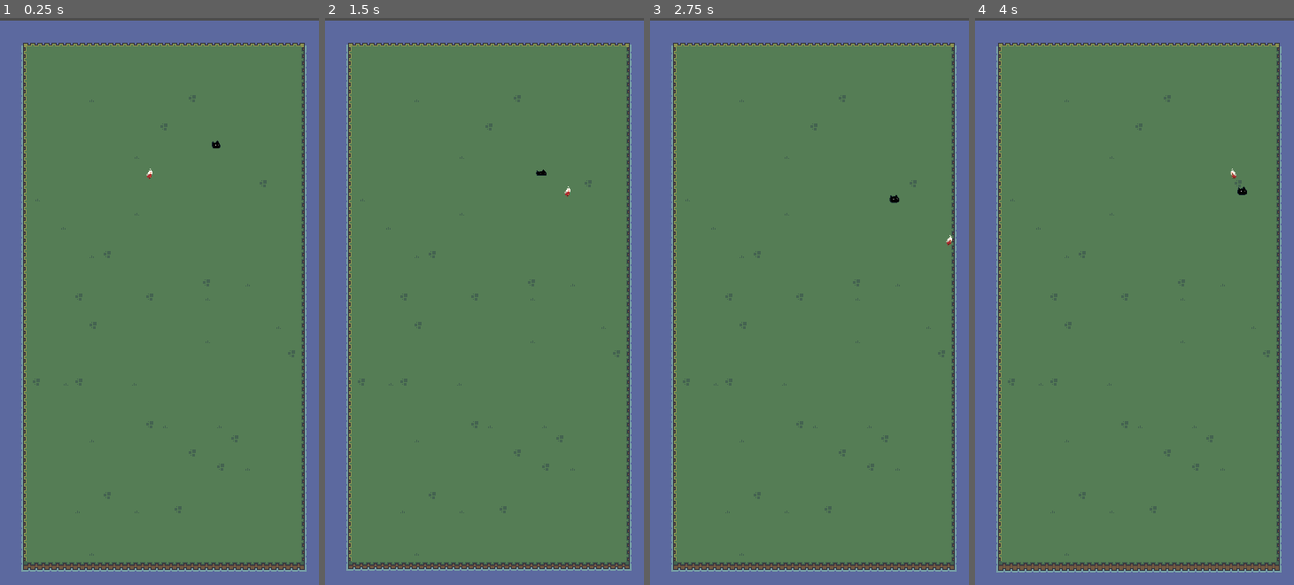
Above: before the commit, frames 1-4 (left to right).
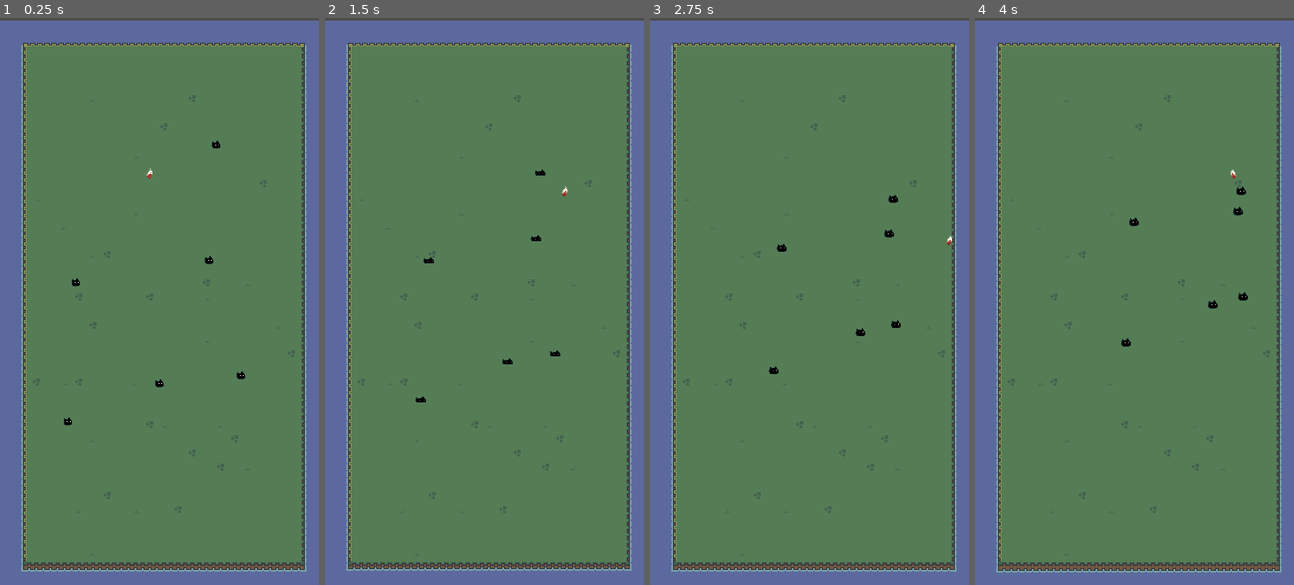
Above: after the commit, the same moments.

Repository: MatheusIshiyama/idle-rpg
Game: Godot game, scene res://main.tscn
The game is run twice, just before and just after one commit, with the same random seed, the same clock (stepped at 60 frames per second) and the same inputs.
Inputs:
- Up to frame 1 (0.25 s): no input
- Up to frame 2 (1.5 s): hold D (move_right) 0.53-1.28 s; hold S (move_down) from 1.28 s (still down)
- Up to frame 3 (2.75 s): release S (move_down) at 2.03 s; hold D (move_right) from 2.03 s (still down)
- Up to frame 4 (4 s): release D (move_right) at 2.78 s; hold W (move_up) 2.78-3.53 s; hold A (move_left) from 3.53 s (still down)

The runs differ from the first frame. In frame 1, 0.1% of the frame differs, in the area x 20-77%, y 42-72%; in frame 2, 0.2%; in frame 3, 0.2%; in frame 4, 0.2%, in the area x 45-86%, y 26-58%.

Commit message:
feat: add player attack

Diff:
--- a/Common/Animations/Sprites/character.tres
+++ b/Common/Animations/Sprites/character.tres
@@ -94,7 +94,7 @@
 "texture": SubResource("AtlasTexture_ajj53")
 }],
 "loop": true,
-"name": &"bow_attack",
+"name": &"attack",
 "speed": 10.0
 }, {
 "frames": [{
--- /dev/null
+++ b/Common/Bullets/Arrow/arrow.tscn
@@ -0,0 +1,43 @@
+[gd_scene load_steps=5 format=3 uid="uid://dn1y6xpnjtwiv"]
+
+[ext_resource type="Script" path="res://Common/Bullets/bullet.gd" id="1_vjb26"]
+[ext_resource type="Texture2D" uid="uid://cnxdyr0k86wn3" path="res://Assets/Sprites/Bullets/arrow.png" id="2_a7tm1"]
+
+[sub_resource type="SpriteFrames" id="SpriteFrames_gd2ys"]
+animations = [{
+"frames": [{
+"duration": 1.0,
+"texture": ExtResource("2_a7tm1")
+}],
+"loop": true,
+"name": &"default",
+"speed": 5.0
+}]
+
+[sub_resource type="CapsuleShape2D" id="CapsuleShape2D_oglit"]
+radius = 3.0
+height = 18.0
+
+[node name="Arrow" type="CharacterBody2D" node_paths=PackedStringArray("hitbox")]
+scale = Vector2(0.5, 0.5)
+collision_layer = 8
+collision_mask = 64
+script = ExtResource("1_vjb26")
+hitbox = NodePath("Area2D")
+
+[node name="Sprite" type="AnimatedSprite2D" parent="."]
+sprite_frames = SubResource("SpriteFrames_gd2ys")
+
+[node name="CollisionShape2D" type="CollisionShape2D" parent="."]
+position = Vector2(0.5, -0.5)
+rotation = 1.5708
+shape = SubResource("CapsuleShape2D_oglit")
+
+[node name="Area2D" type="Area2D" parent="."]
+collision_layer = 8
+collision_mask = 64
+
+[node name="CollisionShape2" type="CollisionShape2D" parent="Area2D"]
+position = Vector2(0.5, -0.5)
+rotation = 1.5708
+shape = SubResource("CapsuleShape2D_oglit")
--- /dev/null
+++ b/Common/Bullets/bullet.gd
@@ -0,0 +1,36 @@
+class_name Bullet extends CharacterBody2D
+
+@export var hitbox: Area2D
+
+@export var initial_speed: float = 240.0
+@export var target_speed: float = 240.0
+@export var acceleration: float = 0.0
+@export var lifespan: float = 1.0
+@export var damage: float = 5.0
+
+var is_critical: bool = false
+var skill_effect: Callable
+
+var _speed: float = initial_speed
+var _direction: Vector2 = Vector2.RIGHT
+
+func _ready() -> void:
+	_direction = Vector2.RIGHT.rotated(global_rotation)
+
+	hitbox.area_entered.connect(_on_hitbox_area_entered)
+
+	await get_tree().create_timer(lifespan).timeout
+	await _before_lifespan_expired()
+	queue_free()
+
+func _physics_process(delta: float) -> void:
+	_speed = lerp(_speed, target_speed, acceleration * delta)
+	velocity = _direction * _speed * delta
+
+	move_and_collide(velocity)
+
+func _before_lifespan_expired() -> void:
+	pass
+
+func _on_hitbox_area_entered(_area: Area2D) -> void:
+	queue_free()
--- /dev/null
+++ b/Entities/Attacks/Character/basic_attack.gd
@@ -0,0 +1,39 @@
+class_name CharacterBasicAttack extends Attack
+
+var character: Character
+var target_system: CharacterTargetSystem
+
+func _setup() -> void:
+	attack_name = "Basic attack"
+	description = "Deals 45% of atk as damage"
+
+func _ready() -> void:
+	_setup()
+	target_system = character.systems.target_system
+
+func use() -> void:
+	damage = 5
+
+	var attack = ResourceManager.get_bullet_by_name("arrow")
+
+	if !attack:
+		return
+
+	var marker_position: Vector2 = character.bullet_marker.global_position
+	var enemy_position: Vector2 = target_system.target.global_position
+
+	var bullet_radius: float = marker_position.angle_to_point(enemy_position)
+
+	attack.rotate(bullet_radius)
+	attack.position = marker_position
+	attack.damage = damage
+
+	var critical_chance: float = randf_range(0, 100)
+	attack.is_critical = critical_chance <= character.critical_chance
+
+	if attack.is_critical:
+		attack.damage *= 1 + character.critical_damage / 100
+
+	target_system.target_hp -= attack.damage
+
+	character.get_parent().call_deferred("add_child", attack)
--- /dev/null
+++ b/Entities/Attacks/_attack.gd
@@ -0,0 +1,8 @@
+class_name Attack extends CustomNode
+
+var attack_name: String
+
+var description: String
+
+var damage: float
+var is_critical: bool = false
--- /dev/null
+++ b/Entities/Character/Behaviors/attack.gd
@@ -0,0 +1,45 @@
+class_name CharacterAttack extends CustomNode
+
+var character: Character
+var sprite: AnimatedSprite2D
+var target_system: CharacterTargetSystem
+
+var attack_animation_frames: int = 6
+
+var _attack_animation_speed: float = 0
+
+func _ready() -> void:
+	sprite = character.sprite
+	target_system = character.systems.target_system
+
+	attack_animation_frames = sprite.sprite_frames.get_frame_count("attack")
+
+	if !sprite.animation_looped.is_connected(_on_sprite_animation_looped):
+		sprite.animation_looped.connect(_on_sprite_animation_looped)
+
+func _process(_delta: float) -> void:
+	if _attack_animation_speed != character.atk_speed:
+		_update_attack_animation_speed()
+
+func _update_attack_animation_speed() -> void:
+	var attack_animation_speed: float = character.atk_speed * attack_animation_frames
+
+	sprite.sprite_frames.set_animation_speed("attack", attack_animation_speed)
+
+	_attack_animation_speed = character.atk_speed
+
+func monster_in_attack_range() -> bool:
+	var target: Monster = target_system.target
+	var distance: float = character.global_position.distance_to(target.global_position)
+
+	return distance <= character.atk_range
+
+func _on_sprite_animation_looped() -> void:
+	var target: Monster = target_system.target
+	var target_is_valid: bool = target && target_system.target_hp > 0
+
+	if target_is_valid && sprite.animation == 'attack':
+		_handle_attack()
+
+func _handle_attack() -> void:
+	character.basic_attack.use()
--- a/Entities/Character/Behaviors/move.gd
+++ b/Entities/Character/Behaviors/move.gd
@@ -3,15 +3,18 @@
 var character: Character
 var target_system: CharacterTargetSystem
 var sprite: AnimatedSprite2D
+var bullet_node: Node2D
 
 func _ready() -> void:
 	target_system = character.systems.target_system
 	sprite = character.sprite
+	bullet_node = character.bullet_node
 
 func handle_movement(delta: float) -> void:
+	var direction: Vector2 = Vector2.ZERO
+
 	sprite.play("run")
-
-	var direction: Vector2 = Vector2.ZERO
+	target_system.reset_target()
 
 	if Input.is_action_pressed("move_up"):
 		direction.y -= 1
@@ -22,10 +25,12 @@
 	if Input.is_action_pressed("move_left"):
 		direction.x -= 1
 		sprite.flip_h = true
+		bullet_node.rotation_degrees = 180
 
 	if Input.is_action_pressed("move_right"):
 		direction.x += 1
 		sprite.flip_h = false
+		bullet_node.rotation_degrees = 0
 
 	direction *= delta * character.move_speed
 	direction.normalized()
@@ -52,15 +57,17 @@
 	if (distance_x < -attack_range):
 		direction.x -= 1
 		sprite.flip_h = true
+		bullet_node.rotation_degrees = 180
 
 	if (distance_x > attack_range):
 		direction.x += 1
 		sprite.flip_h = false
+		bullet_node.rotation_degrees = 0
 
 	direction *= delta * character.move_speed
 	direction.normalized()
 
-	character.position += direction
+	character.move_and_collide(direction)
 
 func rotate_to_target() -> void:
 	if target_system.target:
--- a/Entities/Character/character.gd
+++ b/Entities/Character/character.gd
@@ -3,14 +3,20 @@
 signal on_death
 
 @export var sprite: AnimatedSprite2D
+@export var bullet_node: Node2D
+@export var bullet_marker: Marker2D
 
 ### ? Scripts
 
+var attack_behavior: CharacterAttack = CharacterAttack.new()
 var move_behavior: CharacterMove = CharacterMove.new()
 var target_system: CharacterTargetSystem = CharacterTargetSystem.new()
 
+var basic_attack: CharacterBasicAttack = CharacterBasicAttack.new()
+
 var behaviors: Dictionary = {
 	"character": self,
+	"attack": attack_behavior,
 	"move": move_behavior
 }
 
@@ -58,14 +64,19 @@
 ### !
 
 func _ready() -> void:
+	attack_behavior.character = self
 	move_behavior.character = self
 	target_system.character = self
 
-	move_behavior._ready()
+	basic_attack.character = self
+
 	_start_scripts()
 
 func _start_scripts() -> void:
+	attack_behavior._ready()
 	move_behavior._ready()
+
+	basic_attack._ready()
 
 	call_deferred("add_child", systems.target_system)
 
@@ -79,7 +90,12 @@
 	if systems.target_system.target:
 		behaviors.move.rotate_to_target()
 
-		behaviors.move.move_to_target(delta)
+		var able_to_attack: bool = behaviors.attack.monster_in_attack_range()
+		if able_to_attack:
+			if sprite.animation != 'attack':
+				sprite.play("attack")
+		else:
+			behaviors.move.move_to_target(delta)
 
 	elif !systems.target_system.searching_target:
 		systems.target_system.find_target()
--- a/Entities/Character/character.tscn
+++ b/Entities/Character/character.tscn
@@ -7,19 +7,27 @@
 radius = 6.0
 height = 22.0
 
-[node name="Player" type="CharacterBody2D" node_paths=PackedStringArray("sprite")]
+[node name="Player" type="CharacterBody2D" node_paths=PackedStringArray("sprite", "bullet_node", "bullet_marker")]
 scale = Vector2(0.5, 0.5)
 collision_layer = 2
 safe_margin = 0.5
 script = ExtResource("1_s726v")
 sprite = NodePath("Sprite")
+bullet_node = NodePath("BulletNode")
+bullet_marker = NodePath("BulletNode/BulletMarker")
+base_attack_range = 200.0
 
 [node name="Sprite" type="AnimatedSprite2D" parent="."]
 sprite_frames = ExtResource("2_c5yhx")
-animation = &"idle"
+animation = &"attack"
 autoplay = "idle"
-frame_progress = 0.821203
 
 [node name="CollisionShape2D" type="CollisionShape2D" parent="."]
 position = Vector2(0, 1)
 shape = SubResource("CapsuleShape2D_7gj6r")
+
+[node name="BulletNode" type="Node2D" parent="."]
+position = Vector2(0, 4)
+
+[node name="BulletMarker" type="Marker2D" parent="BulletNode"]
+position = Vector2(16, 0)
--- a/Entities/Monsters/_monster/behaviors/move.gd
+++ b/Entities/Monsters/_monster/behaviors/move.gd
@@ -33,7 +33,7 @@
 	direction *= delta * monster.move_speed
 	direction.normalized()
 
-	monster.position += direction
+	monster.move_and_collide(direction)
 
 func rotate_to_target() -> void:
 	if monster.target_system.target:
--- a/Entities/Monsters/_monster/monster.gd
+++ b/Entities/Monsters/_monster/monster.gd
@@ -14,6 +14,7 @@
 }
 
 @export var sprite: AnimatedSprite2D
+@export var hurtbox: Area2D
 
 ### ! Monster Info
 
@@ -62,7 +63,19 @@
 	move_behavior.monster = self
 	target_system.monster = self
 
+	_update_stats()
 	_load_scripts()
+
+	hurtbox.area_entered.connect(_on_hurtbox_area_entered)
+
+func _update_stats():
+	max_hp = base_max_hp
+	current_hp = max_hp
+	atk = base_atk
+	def = base_def
+	attack_range = base_attack_range
+	attack_speed = base_attack_speed
+	move_speed = base_move_speed
 
 func _load_scripts() -> void:
 	move_behavior._ready()
@@ -74,3 +87,15 @@
 		behaviors.move.move_to_target(delta)
 	else:
 		systems.target_system.find_target()
+
+func _on_hurtbox_area_entered(hitbox: Area2D) -> void:
+	var attack = hitbox.get_parent()
+
+	var damage: int = attack.damage
+	var is_critical: bool = attack.is_critical
+
+	current_hp -= damage
+
+	if current_hp <= 0 && self is Monster:
+		on_death.emit()
+		queue_free()
--- a/Entities/Monsters/catoring.tscn
+++ b/Entities/Monsters/catoring.tscn
@@ -7,10 +7,14 @@
 radius = 8.0
 height = 26.0
 
-[node name="Catoring" type="CharacterBody2D" node_paths=PackedStringArray("sprite")]
+[node name="Catoring" type="CharacterBody2D" node_paths=PackedStringArray("sprite", "hurtbox")]
 scale = Vector2(0.5, 0.5)
+collision_layer = 256
+collision_mask = 258
+safe_margin = 2.0
 script = ExtResource("1_xjpfm")
 sprite = NodePath("Sprite")
+hurtbox = NodePath("Hurtbox")
 monster_name = "Catoring"
 
 [node name="Sprite" type="AnimatedSprite2D" parent="."]
@@ -22,3 +26,12 @@
 position = Vector2(0, 4)
 rotation = 1.5708
 shape = SubResource("CapsuleShape2D_etgin")
+
+[node name="Hurtbox" type="Area2D" parent="."]
+collision_layer = 64
+collision_mask = 8
+
+[node name="HurtboxShape" type="CollisionShape2D" parent="Hurtbox"]
+position = Vector2(0, 4)
+rotation = 1.5708
+shape = SubResource("CapsuleShape2D_etgin")
--- /dev/null
+++ b/Utilities/Resources/Bullets/bullet_resources.gd
@@ -0,0 +1,10 @@
+class_name BulletResources extends CustomNode
+
+var _resources: Dictionary = {}
+
+func get_bullet_by_name(bullet_name: String):
+	if _resources.has(bullet_name):
+		return _resources[bullet_name].instantiate()
+
+func preload_resources() -> void:
+	_resources.arrow = preload("res://Common/Bullets/Arrow/arrow.tscn")
--- /dev/null
+++ b/Utilities/Resources/resource_manager.gd
@@ -0,0 +1,12 @@
+extends CustomNode
+
+var bullet_resources: BulletResources = BulletResources.new()
+
+func _ready() -> void:
+	_preload_resources()
+
+func _preload_resources() -> void:
+	bullet_resources.preload_resources()
+
+func get_bullet_by_name(bullet_name: String):
+	return bullet_resources.get_bullet_by_name(bullet_name)
--- a/main.tscn
+++ b/main.tscn
@@ -14,3 +14,18 @@
 
 [node name="Catoring" parent="." instance=ExtResource("2_n3env")]
 position = Vector2(250, 140)
+
+[node name="Catoring2" parent="." instance=ExtResource("2_n3env")]
+position = Vector2(186, 421)
+
+[node name="Catoring3" parent="." instance=ExtResource("2_n3env")]
+position = Vector2(242, 282)
+
+[node name="Catoring4" parent="." instance=ExtResource("2_n3env")]
+position = Vector2(80, 307)
+
+[node name="Catoring5" parent="." instance=ExtResource("2_n3env")]
+position = Vector2(278, 412)
+
+[node name="Catoring6" parent="." instance=ExtResource("2_n3env")]
+position = Vector2(71, 464)
--- a/project.godot
+++ b/project.godot
@@ -15,6 +15,10 @@
 config/features=PackedStringArray("4.3", "Mobile")
 config/icon="res://icon.svg"
 
+[autoload]
+
+ResourceManager="*res://Utilities/Resources/resource_manager.gd"
+
 [display]
 
 window/size/viewport_width=360
@@ -31,7 +35,8 @@
 folder_colors={
 "res://Assets/": "yellow",
 "res://Common/": "green",
-"res://Entities/": "red"
+"res://Entities/": "red",
+"res://Utilities/": "purple"
 }
 
 [input]
Binary file added: Assets/Sprites/Bullets/arrow.png
Not shown, added: Assets/Sprites/Bullets/arrow.png.import
